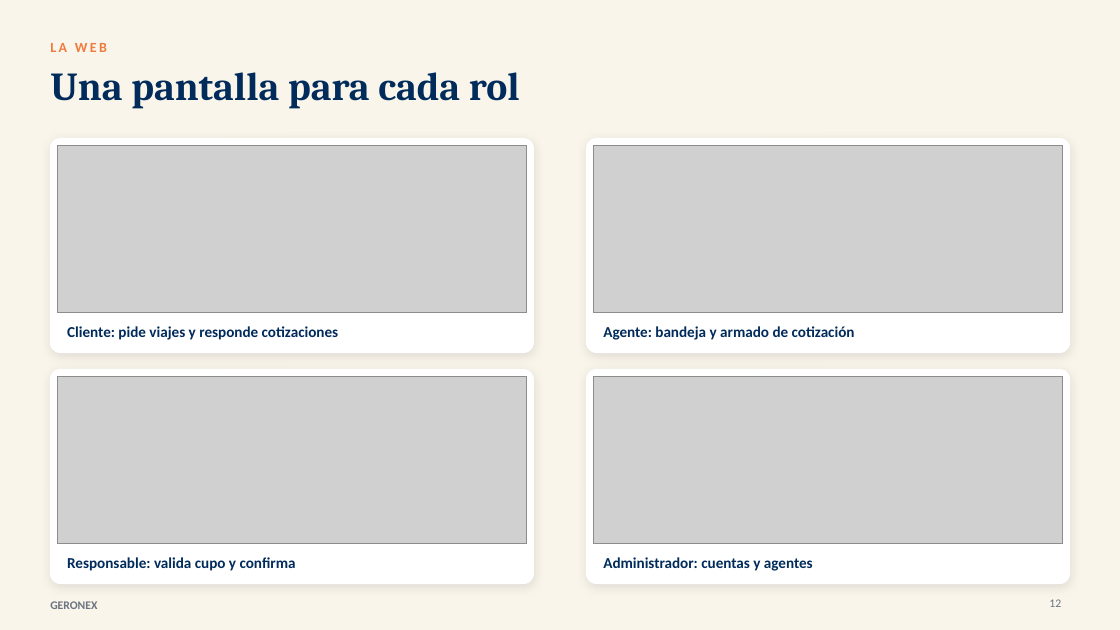
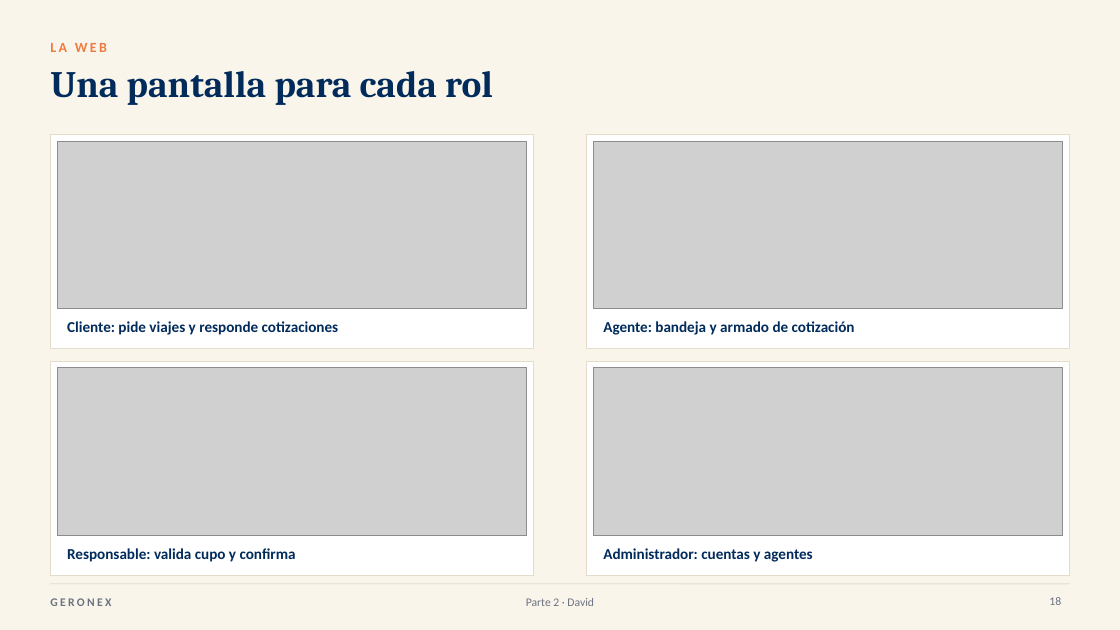
Before and after one commit to DavidVerguita/GERONEX_Equipo5, a slide deck: slide 18 of docs/Presentacion_GERONEX_Final.pptx (slide 12 before the commit). Drawn at 1120x630 pixels with LibreOffice and Linux fonts; fonts in the diff are those of the drawing; grey boxes stand for pictures. Boxes give left, top, right and bottom in pixels: in the first picture for what was removed or moved away, otherwise in the second. Text is boxed around its words. In the diff, an @@ line names an element or a change of style, - is before the commit and + after.

```diff
--- a/docs/Presentacion_GERONEX_Final.pptx
+++ b/docs/Presentacion_GERONEX_Final.pptx
@@ title "Una pantalla para cada rol" at [50, 71, 493, 105]: size 34 to 32 pt @@
@@ rounded rectangle removed at [50, 139, 534, 353] @@
@@ rectangle added at [50, 134, 534, 349], fill #FFFFFF, outline #E3DCCB 0.75 pt @@
@@ 2 texts, 2 pictures: place and size @@
-2 texts, 2 pictures at [57, 145, 1063, 340]
+2 texts, 2 pictures at [57, 141, 1063, 335]
@@ rounded rectangle removed at [586, 139, 1070, 353] @@
@@ rectangle added at [586, 134, 1070, 349], fill #FFFFFF, outline #E3DCCB 0.75 pt @@
@@ rounded rectangle removed at [50, 370, 534, 584] @@
@@ rectangle added at [50, 361, 534, 576], fill #FFFFFF, outline #E3DCCB 0.75 pt @@
@@ rounded rectangle removed at [586, 370, 1070, 584] @@
@@ rectangle added at [586, 361, 1070, 576], fill #FFFFFF, outline #E3DCCB 0.75 pt @@
@@ 2 texts, 2 pictures: place and size @@
-2 texts, 2 pictures at [57, 376, 1063, 571]
+2 texts, 2 pictures at [57, 368, 1063, 562]
@@ text "GERONEX" at [50, 598, 111, 606]: letter spacing 0 to 2 pt @@
@@ line added from (50, 584) to (1070, 584), #E3DCCB 0.75 pt @@
@@ text added at [526, 598, 594, 606], 10 pt, text #6B7280 @@
+Parte 2 · David
@@ page number at [1049, 597, 1061, 605]: text changed @@
-12
+18
```
Also in this commit, not shown: 16 other slides changed, 9 slides added, 1 slide removed, 39 other files.
